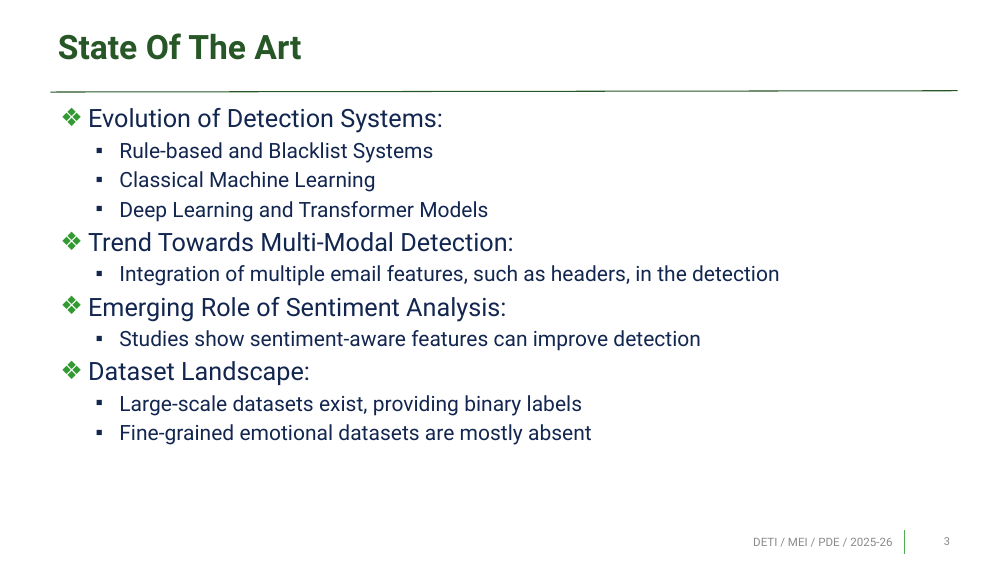
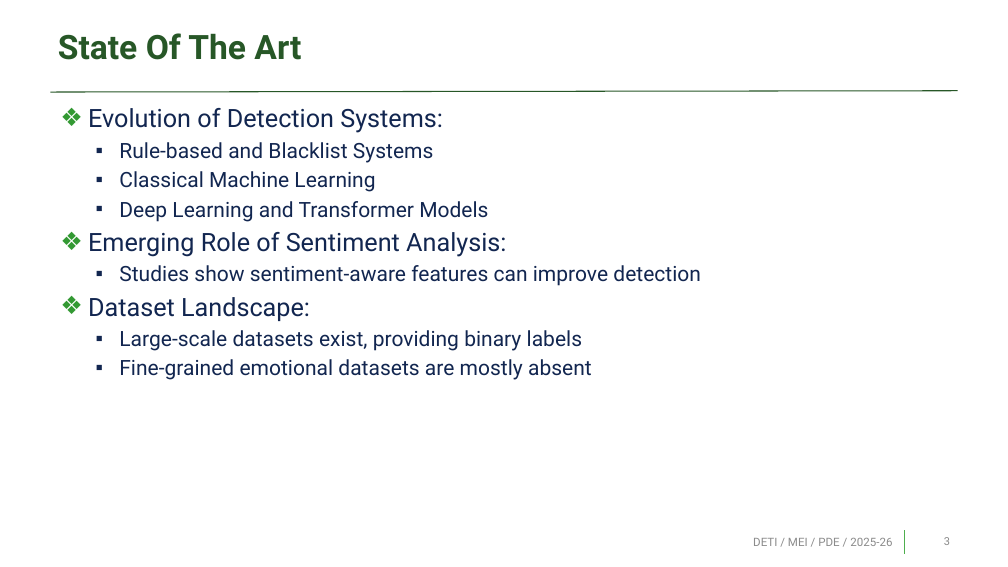
Before and after one commit to Pedrinho-Dev01/tese-phishing, a slide deck: slide 3 of sprints/pre_thesis.pptx. Drawn at 1008x567 pixels with LibreOffice and Linux fonts; fonts in the diff are those of the drawing; background and template pictures are left out. Boxes give left, top, right and bottom in pixels: in the first picture for what was removed or moved away, otherwise in the second. Text is boxed around its words. In the diff, an @@ line names an element or a change of style, - is before the commit and + after.

```diff
--- a/sprints/pre_thesis.pptx
+++ b/sprints/pre_thesis.pptx
@@ text at <box>88,232,780,286</box>: paragraphs removed @@
-❖ Trend Towards Multi-Modal Detection:
-  ▪ Integration of multiple email features, such as headers, in the detection
```
Also in this commit, not shown: 6 other slides changed, 1 slide added, 3 other files.
